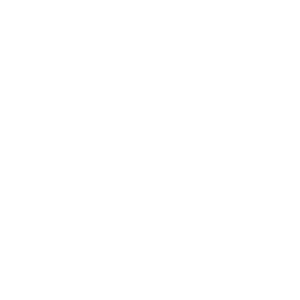
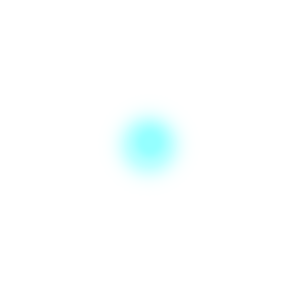
Two versions of the same layered image (300×300). Layer-by-layer changes:
painted on "Layer 1" over box(104, 100, 194, 190)
